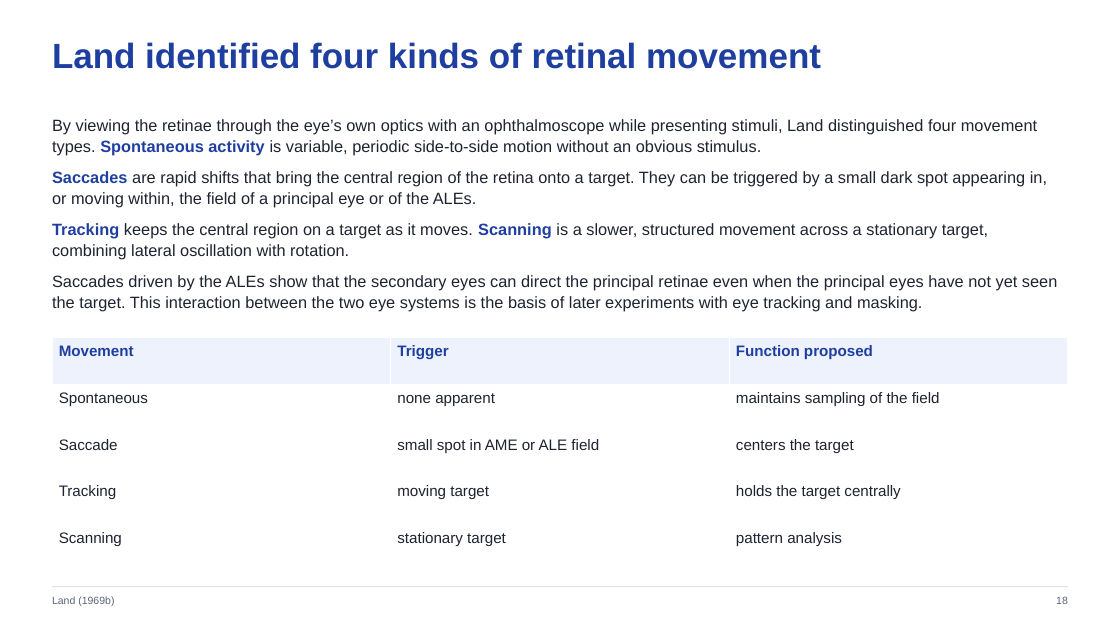
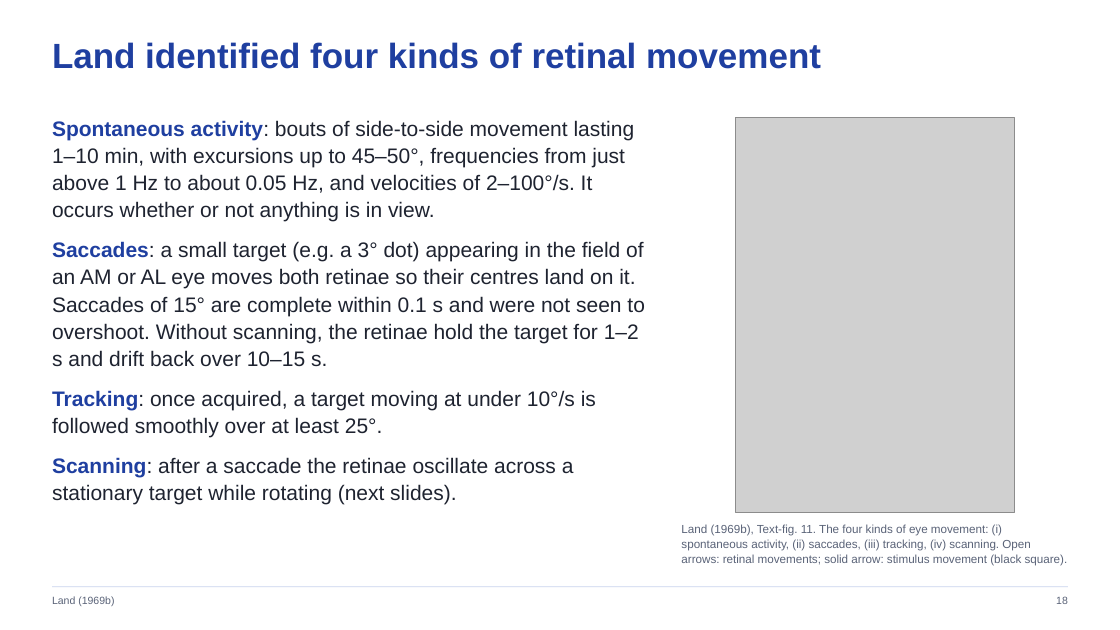
Before and after one commit to jordanxxlopez/NEUROETHOLOGY, a slide deck: slide 18 of lectures/L12/Neuroethology_Lecture12_FA2026.pptx. Drawn at 1120x630 pixels with LibreOffice and Linux fonts; fonts in the diff are those of the drawing; grey boxes stand for pictures. Boxes give left, top, right and bottom in pixels: in the first picture for what was removed or moved away, otherwise in the second. Text is boxed around its words. In the diff, an @@ line names an element or a change of style, - is before the commit and + after.

```diff
--- a/lectures/L12/Neuroethology_Lecture12_FA2026.pptx
+++ b/lectures/L12/Neuroethology_Lecture12_FA2026.pptx
@@ text removed at (52, 119, 1057, 312) @@
-By viewing the retinae through the eye’s own optics with an ophthalmoscope while presenting stimuli, Land distinguished four movement types. Spontaneous activity is variable, periodic side-to-side motion without an obvious stimulus.
-Saccades are rapid shifts that bring the central region of the retina onto a target. They can be triggered by a small dark spot appearing in, or moving within, the field of a principal eye or of the ALEs.
-Tracking keeps the central region on a target as it moves. Scanning is a slower, structured movement across a stationary target, combining lateral oscillation with rotation.
-Saccades driven by the ALEs show that the secondary eyes can direct the principal retinae even when the principal eyes have not yet seen the target. This interaction between the two eye systems is the basis of later experiments with eye tracking and masking.
@@ picture added at (735, 118, 1014, 513) @@
@@ text added at (52, 120, 644, 504), 18 pt, text #1E2330 @@
+Spontaneous activity: bouts of side-to-side movement lasting 1–10 min, with excursions up to 45–50°, frequencies from just above 1 Hz to about 0.05 Hz, and velocities of 2–100°/s. It occurs whether or not anything is in view.
+Saccades: a small target (e.g. a 3° dot) appearing in the field of an AM or AL eye moves both retinae so their centres land on it. Saccades of 15° are complete within 0.1 s and were not seen to overshoot. Without scanning, the retinae hold the target for 1–2 s and drift back over 10–15 s.
+Tracking: once acquired, a target moving at under 10°/s is followed smoothly over at least 25°.
+Scanning: after a saccade the retinae oscillate across a stationary target while rotating (next slides).
@@ table removed at (52, 337, 1068, 571), 5 rows, 3 columns @@
-Movement | Trigger | Function proposed
-Spontaneous | none apparent | maintains sampling of the field
-Saccade | small spot in AME or ALE field | centers the target
-Tracking | moving target | holds the target centrally
-Scanning | stationary target | pattern analysis
@@ text added at (681, 524, 1068, 566), 10 pt, text #5A6378 @@
+Land (1969b), Text-fig. 11. The four kinds of eye movement: (i) spontaneous activity, (ii) saccades, (iii) tracking, (iv) scanning. Open arrows: retinal movements; solid arrow: stimulus movement (black square).
```
Also in this commit, not shown: 26 other slides changed, 8 slides added, 8 slides removed, 32 other files.
